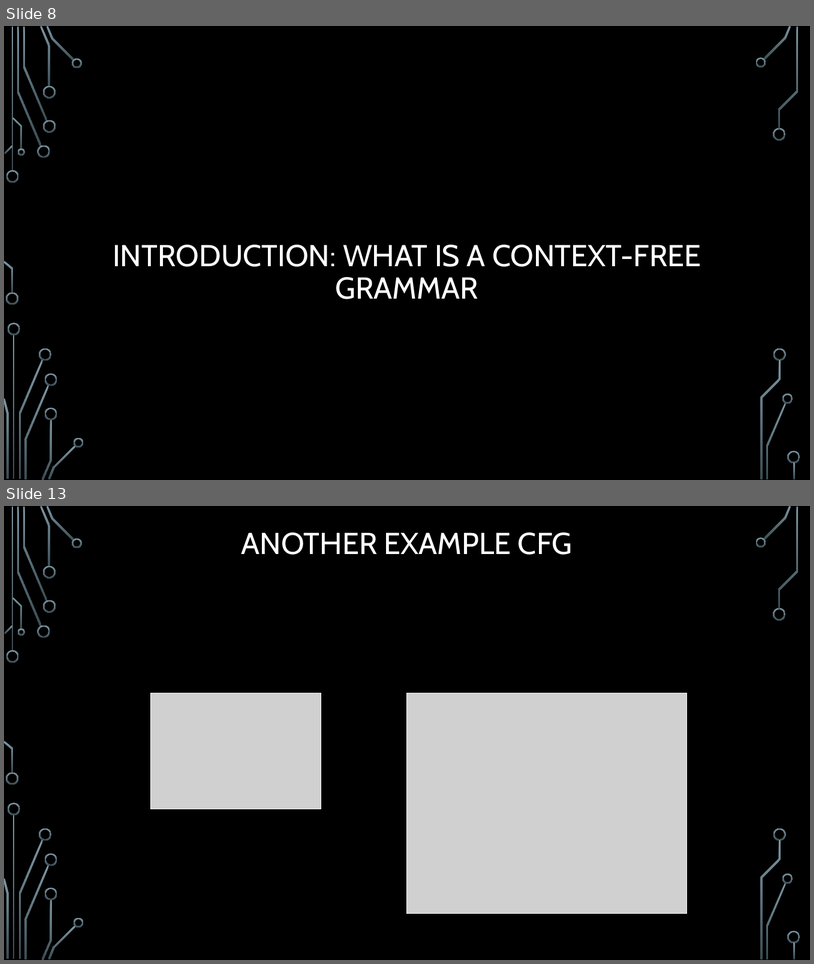
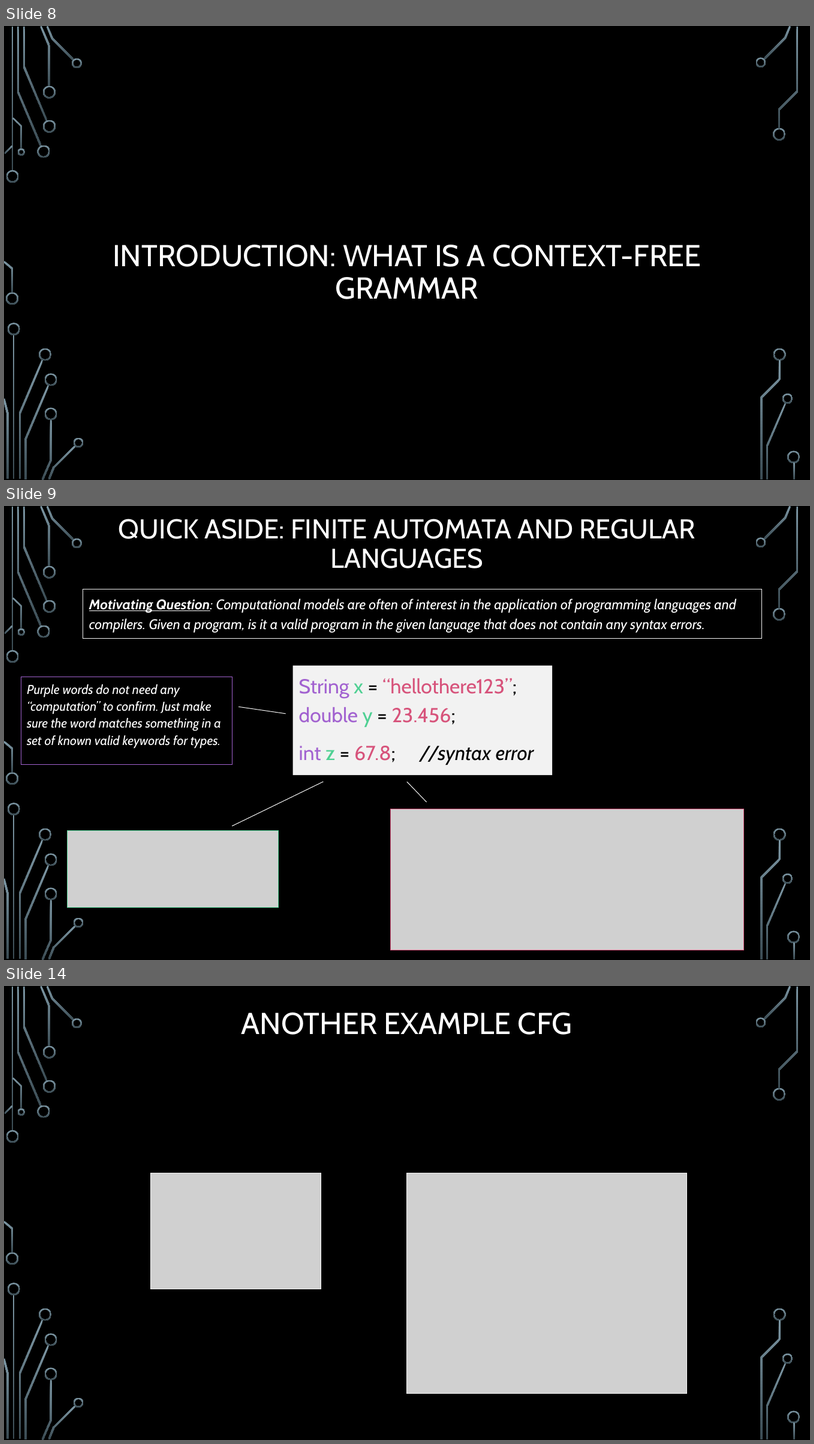
Before and after one commit to markfloryan/dmt2, a slide deck: slides/03-ContextFreeLanguages.pptx. Shown one above the other, each under a label of ours: slides 8 and 13 before the commit, slides 8, 9 and 14 after it; the slides between them are not shown. The pictures are 814x964 and 814x1444 pixels, drawn with LibreOffice and Linux fonts; fonts in the diff are those of the drawing; grey boxes stand for pictures; background and template pictures are left out. Boxes give left, top, right and bottom in pixels: in the first picture for what was removed or moved away, otherwise in the second. Text is boxed around its words. In the diff, an @@ line names an element or a change of style, - is before the commit and + after.

```diff
--- a/slides/03-ContextFreeLanguages.pptx
+++ b/slides/03-ContextFreeLanguages.pptx
@@ slide 9 added at (4, 506, 810, 960), background picture (left out); not listed: 36 template elements that a slide beside it also shows @@
@@ title added at (119, 519, 695, 568), 32.4 pt, text #FFFFFF @@
+QUICK ASIDE: FINITE AUTOMATA AND REGULAR LANGUAGES
@@ rectangle added at (83, 589, 762, 639), outline #F2F2F2 0.75 pt, 16.6 pt, text #FFFFFF, italic @@
+Motivating Question: Computational models are often of interest in the application of programming languages and compilers. Given a program, is it a valid program in the given language that does not contain any syntax errors.
@@ text added at (293, 666, 552, 775), fill #F2F2F2, 24 pt, text #D7537B @@
+String x = “hellothere123”;
+double y = 23.456;
+int z = 67.8; //syntax error
@@ rectangle added at (21, 676, 232, 764), outline #A262D0 0.75 pt, 15.3 pt, text #FFFFFF, italic @@
+Purple words do not need any “computation” to confirm. Just make sure the word matches something in a set of known valid keywords for types.
@@ line added from (286, 714) to (239, 707), #F2F2F2 0.75 pt @@
@@ line added from (232, 826) to (323, 781), #F2F2F2 0.75 pt @@
@@ line added from (427, 802) to (407, 781), #F2F2F2 0.75 pt @@
@@ picture added at (391, 808, 744, 950) @@
@@ picture added at (68, 830, 279, 907) @@
@@ what was slide 13 is now slide 14 @@
```
Also in this commit, not shown: 3 slides changed, 1 other slide added, 1 slide removed, 2 other files.
